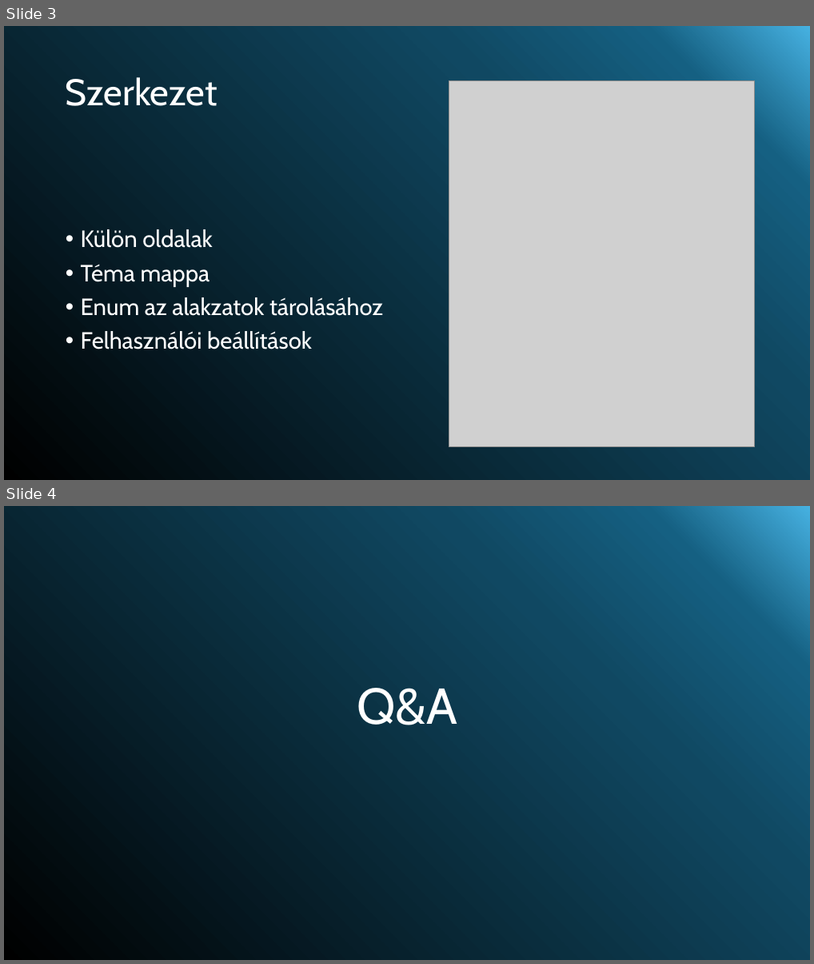
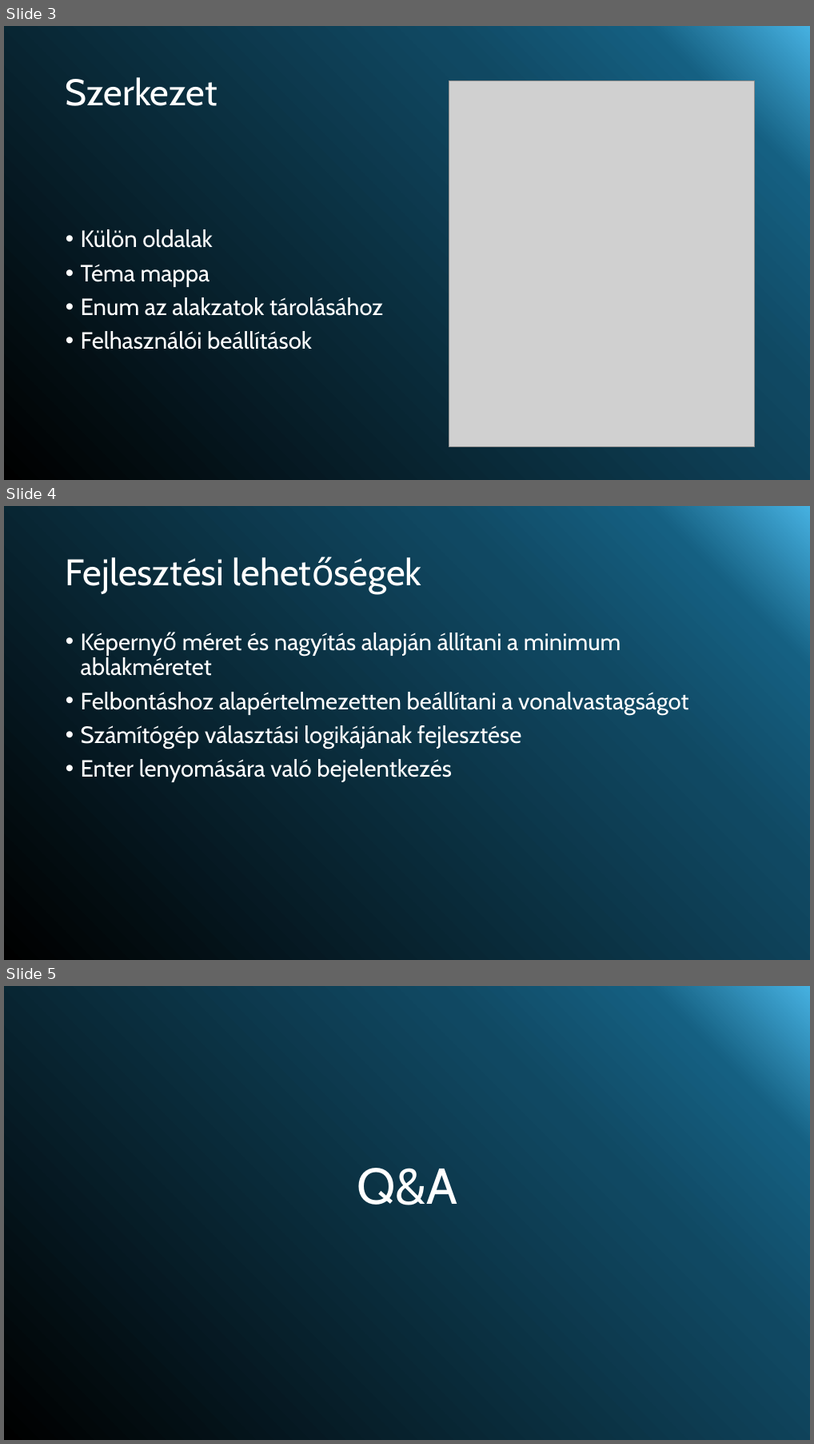
Before and after one commit to dvd2001/HaladoCSharp, a slide deck: HaladoC#Demo.pptx. Shown one above the other, each under a label of ours: slides 3 and 4 before the commit, slides 3, 4 and 5 after it. The pictures are 814x964 and 814x1444 pixels, drawn with LibreOffice and Linux fonts; fonts in the diff are those of the drawing; grey boxes stand for pictures. Boxes give left, top, right and bottom in pixels: in the first picture for what was removed or moved away, otherwise in the second. Text is boxed around its words. In the diff, an @@ line names an element or a change of style, - is before the commit and + after.

Commit message:
Updating demo ppt

```diff
--- a/HaladoC#Demo.pptx
+++ b/HaladoC#Demo.pptx
@@ slide 4 added at [4, 506, 810, 960], background gradient #46B1E1 to #156082 to #104862 to #000000 @@
@@ title added at [66, 557, 225, 594], 44 pt, text #FFFFFF @@
+Fejlesztési lehetőségek
@@ text added at [81, 632, 689, 782], 28 pt, text #FFFFFF @@
+• Képernyő méret és nagyítás alapján állítani a minimum ablakméretet
+• Felbontáshoz alapértelmezetten beállítani a vonalvastagságot
+• Számítógép választási logikájának fejlesztése
+• Enter lenyomására való bejelentkezés
@@ what was slide 4 is now slide 5 @@
```
